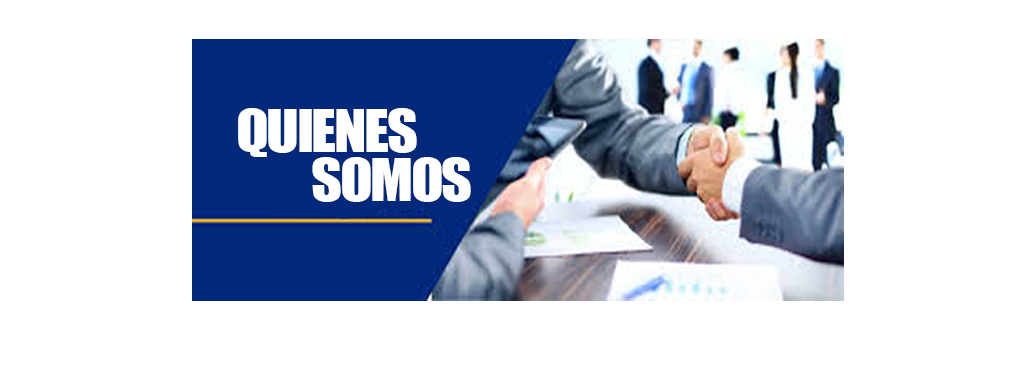
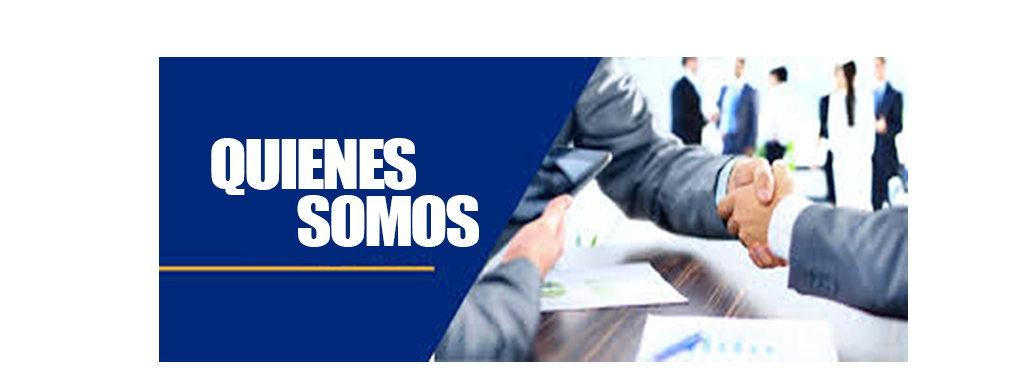
Layers edited between the first and the second (1012, 374) image:
painted on "SOMOS" over [left=297, top=157, right=479, bottom=247]
painted on "QUIENES" over [left=211, top=108, right=417, bottom=195]
painted on "Capa 1" over [left=159, top=39, right=908, bottom=362]
